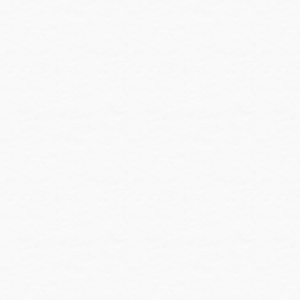
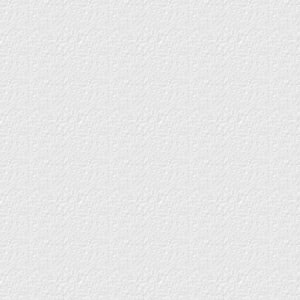
Layered file, before and after one edit (w=300, h=300). Changes by layer:
painted on "pattern" over [0, 0, 300, 300]
